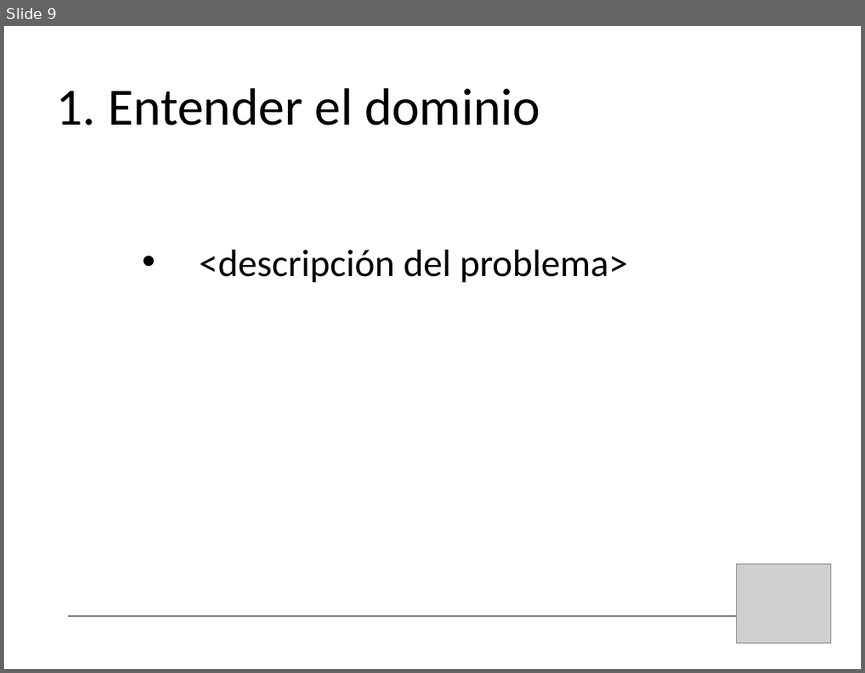
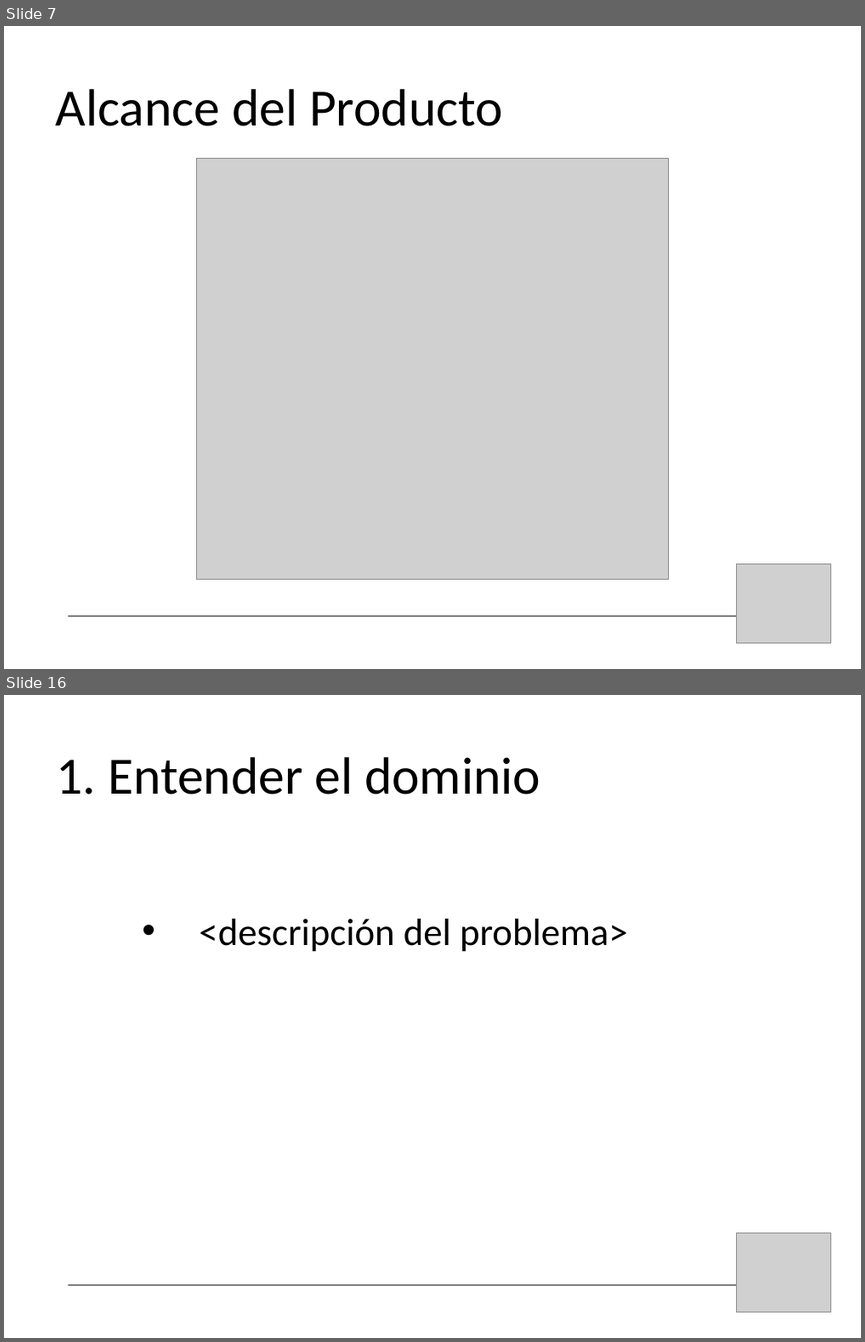
Before and after one commit to bossiernesto/objectbrowserpharo, a slide deck: docs/LOOP-demo-final.ppt. Shown one above the other, each under a label of ours: slide 9 before the commit, slides 7 and 16 after it; the slides between them are not shown. The pictures are 865x673 and 865x1342 pixels, drawn with LibreOffice and Linux fonts; fonts in the diff are those of the drawing; grey boxes stand for pictures. Boxes give left, top, right and bottom in pixels: in the first picture for what was removed or moved away, otherwise in the second. Text is boxed around its words. In the diff, an @@ line names an element or a change of style, - is before the commit and + after.

```diff
--- a/docs/LOOP-demo-final.ppt
+++ b/docs/LOOP-demo-final.ppt
@@ slide 7 added at [4,26,861,669], background #FFFFFF @@
@@ title added at [55,89,503,126], 44 pt, text #000000 @@
+Alcance del Producto
@@ picture added at [196,159,668,579] @@
@@ picture added at [736,563,830,643] @@
@@ line added from (69, 616) to (783, 616), #000000 0.74 pt @@
@@ what was slide 9 is now slide 16 @@
```
Also in this commit, not shown: 8 slides changed, 7 other slides added.
